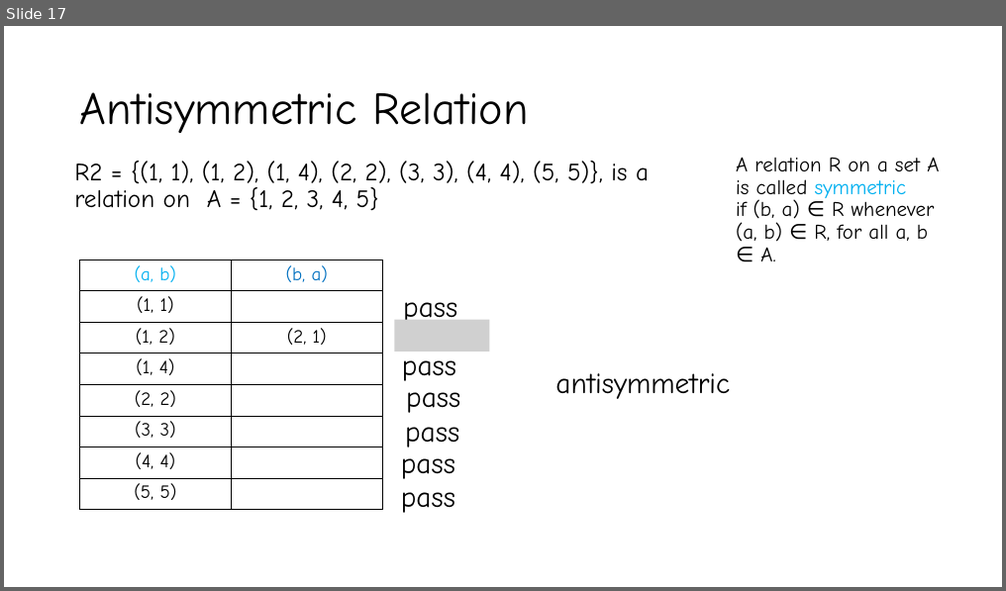
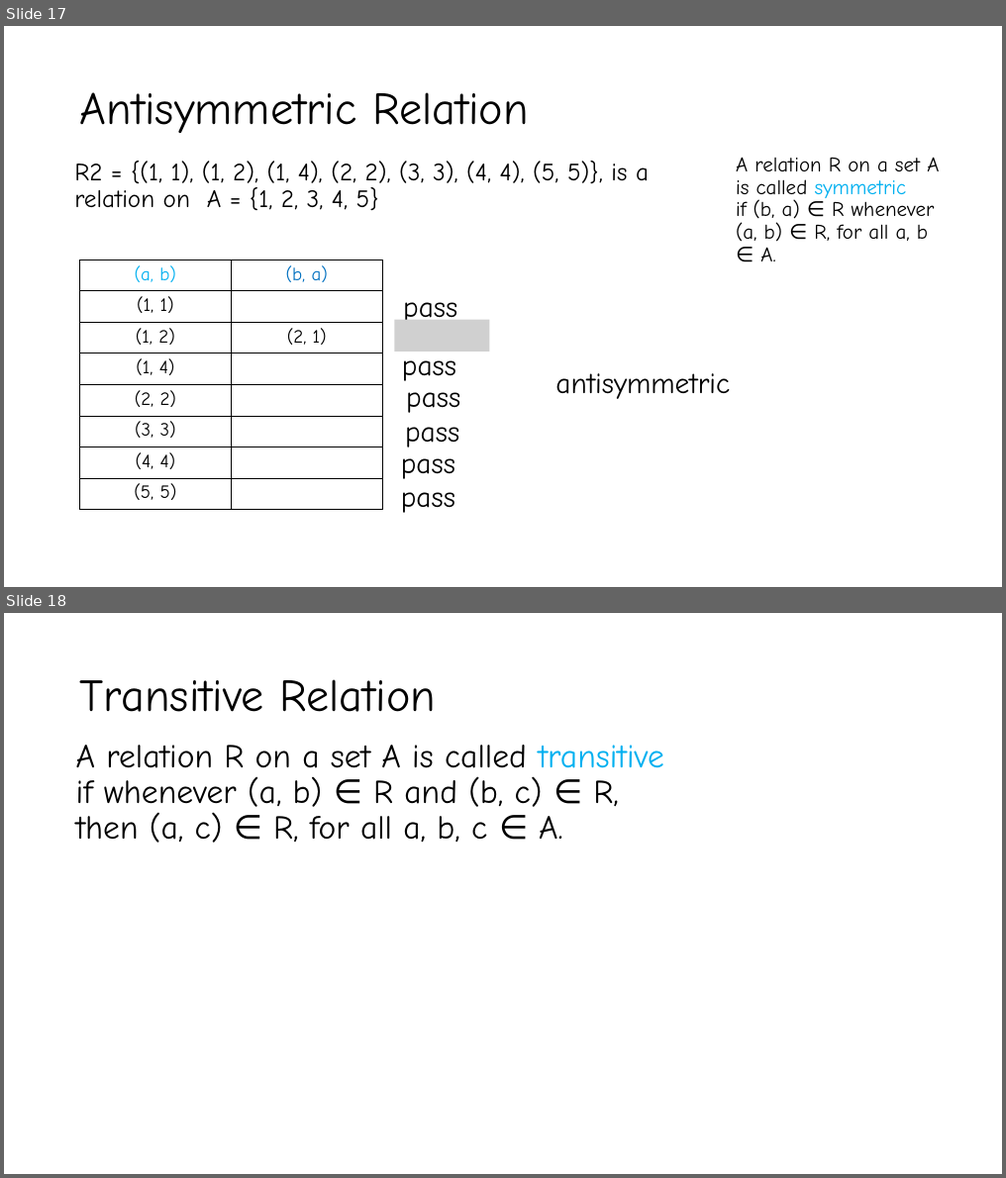
Before and after one commit to YeasirRayhanPrince/yeasirrayhanprince.github.io, a slide deck: cse106/slides/Lecture6.pptx. Shown one above the other, each under a label of ours: slide 17 before the commit, slides 17 and 18 after it. The pictures are 1006x591 and 1006x1178 pixels, drawn with LibreOffice and Linux fonts; fonts in the diff are those of the drawing; grey boxes stand for pictures. Boxes give left, top, right and bottom in pixels: in the first picture for what was removed or moved away, otherwise in the second. Text is boxed around its words. In the diff, an @@ line names an element or a change of style, - is before the commit and + after.

```diff
--- a/cse106/slides/Lecture6.pptx
+++ b/cse106/slides/Lecture6.pptx
@@ slide 18 added at box(4, 613, 1002, 1174), background #FFFFFF @@
@@ title added at box(80, 679, 436, 712), 44 pt, text #000000 @@
+Transitive Relation
@@ text added at box(76, 745, 664, 843), 32 pt, text #000000 @@
+A relation R on a set A is called transitive
+if whenever (a, b) ∈ R and (b, c) ∈ R,
+then (a, c) ∈ R, for all a, b, c ∈ A.
```
Also in this commit, not shown: 1 slide changed, 3 other slides added, 1 other file.
